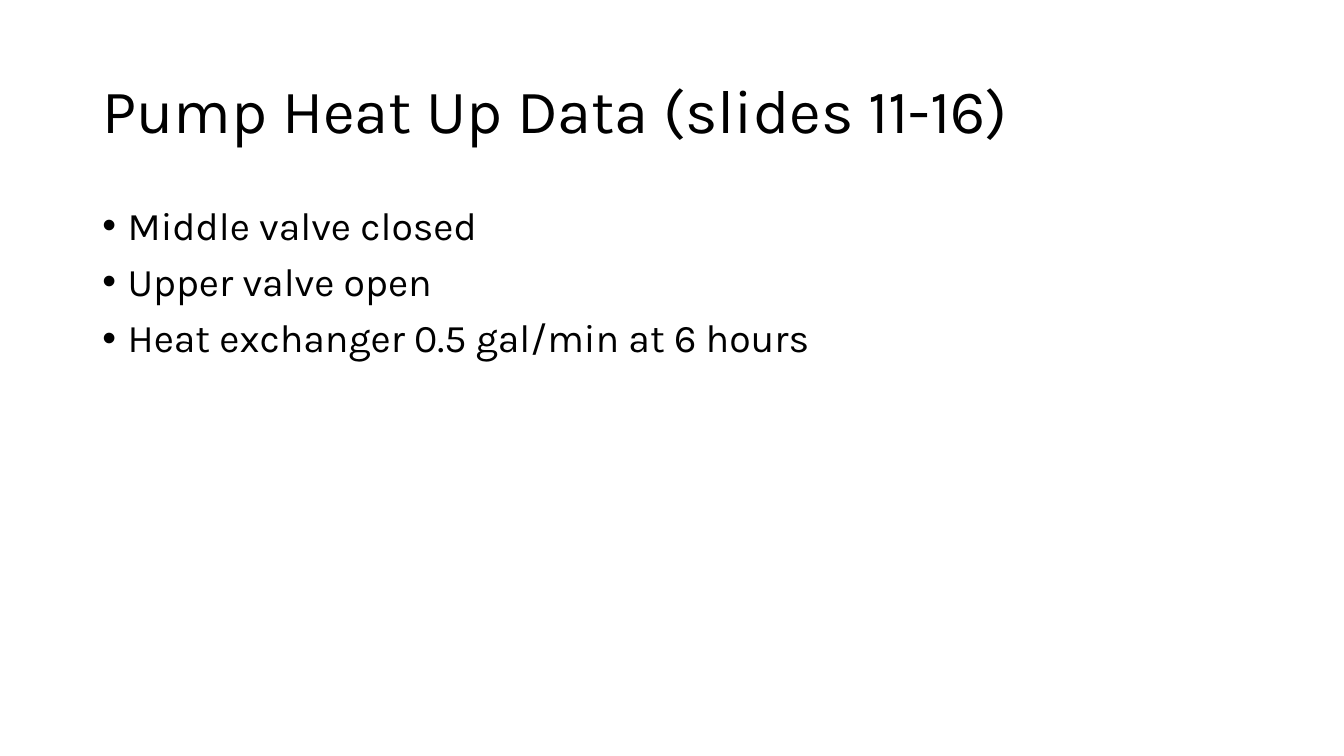
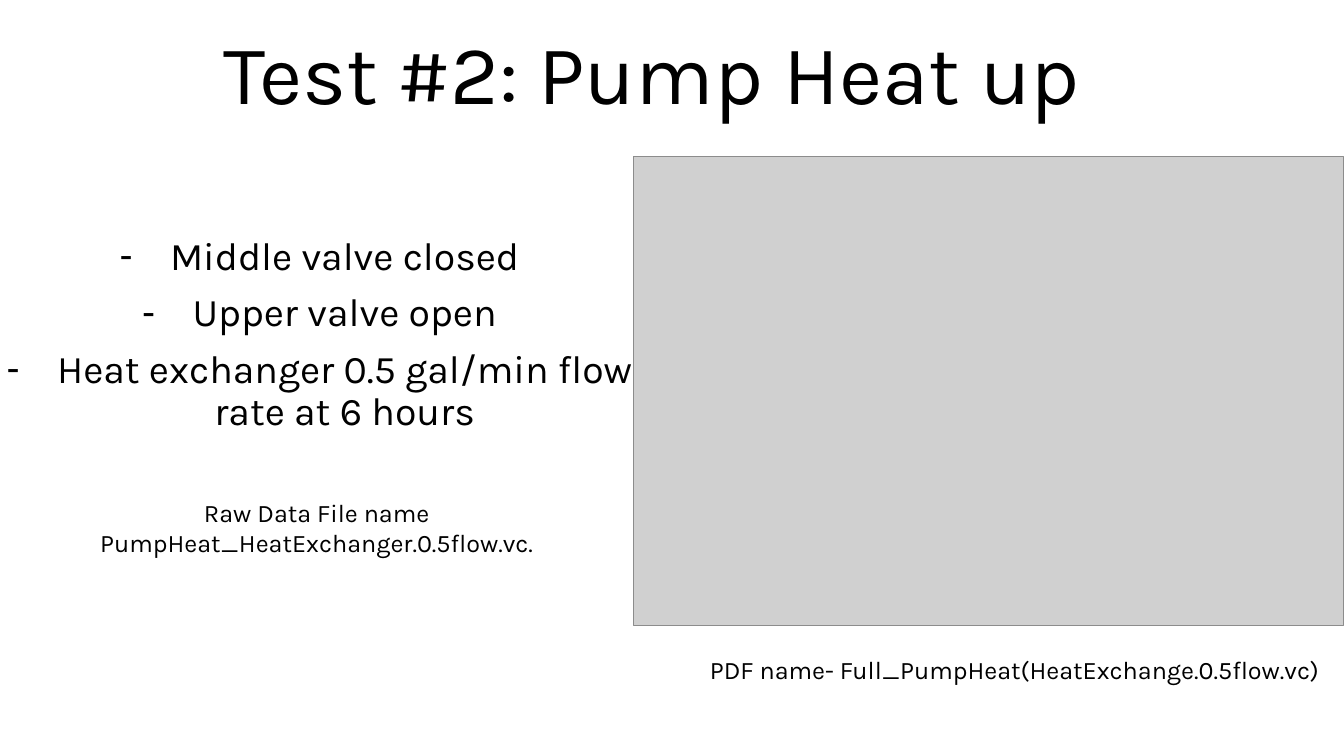
Before and after one commit to ARTS-Laboratory/thermal-loop, a slide deck: slide 4 of resources/Thermal_loop_data/Thermal Loop Data Graphs.pptx (slide 10 before the commit). Drawn at 1344x756 pixels with LibreOffice and Linux fonts; fonts in the diff are those of the drawing; grey boxes stand for pictures. Boxes give left, top, right and bottom in pixels: in the first picture for what was removed or moved away, otherwise in the second. Text is boxed around its words. In the diff, an @@ line names an element or a change of style, - is before the commit and + after.

```diff
--- a/resources/Thermal_loop_data/Thermal Loop Data Graphs.pptx
+++ b/resources/Thermal_loop_data/Thermal Loop Data Graphs.pptx
@@ title added at box(224, 50, 1080, 124), 60 pt, text #000000 @@
+Test #2: Pump Heat up
@@ title removed at box(102, 88, 1008, 148) @@
-Pump Heat Up Data (slides 11-16)
@@ picture added at box(634, 157, 1344, 626) @@
@@ text "Middle valve closed": place and size @@
-text "Middle valve closed" at box(128, 213, 809, 362)
+text "Middle valve closed" at box(57, 243, 632, 426)
@@ text at box(170, 243, 519, 336): alignment left to centre; bullet • to - @@
@@ text at box(57, 354, 632, 426): text changed @@
-• Heat exchanger 0.5 gal/min at 6 hours
+– Heat exchanger 0.5 gal/min flow rate at 6 hours
@@ text added at box(100, 504, 533, 558), 18 pt, text #000000 @@
+Raw Data File name PumpHeat_HeatExchanger.0.5flow.vc.
@@ text added at box(710, 661, 1319, 685), 18 pt, text #000000 @@
+PDF name- Full_PumpHeat(HeatExchange.0.5flow.vc)
```
Also in this commit, not shown: 5 other slides changed, 16 slides removed.
